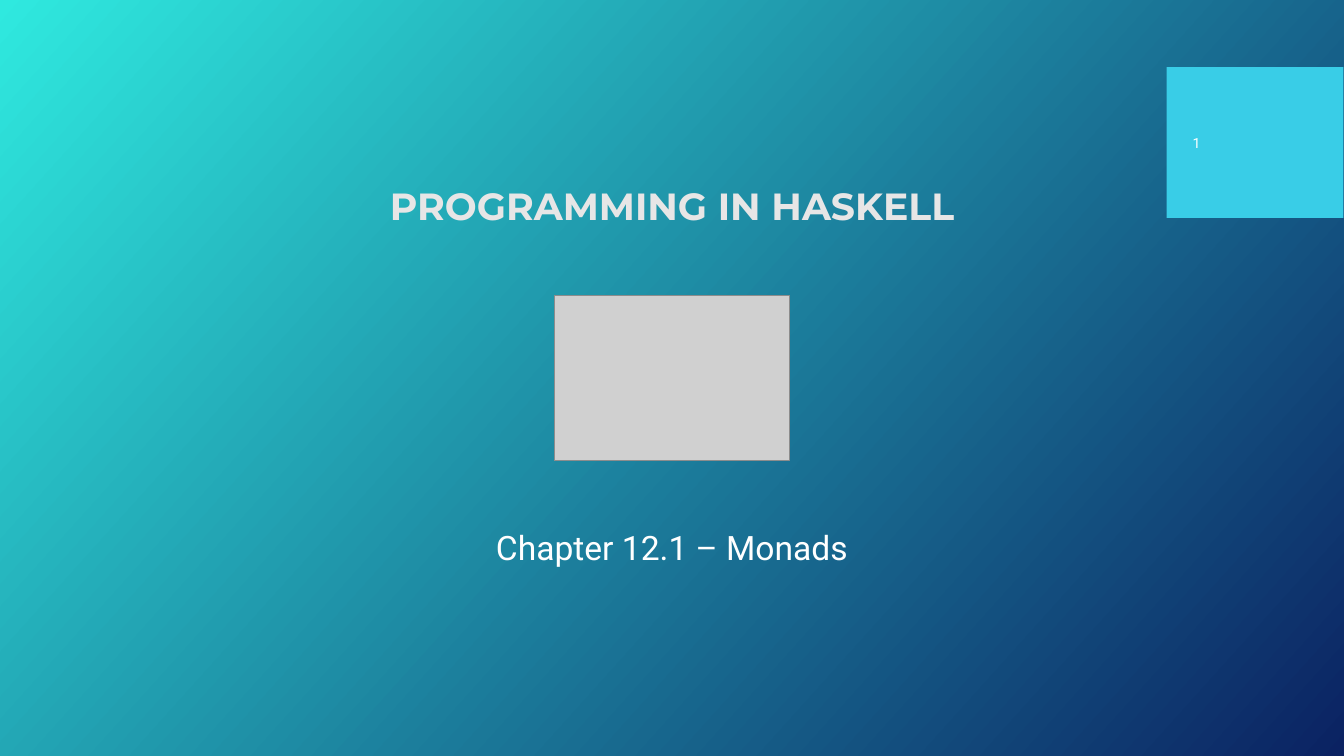
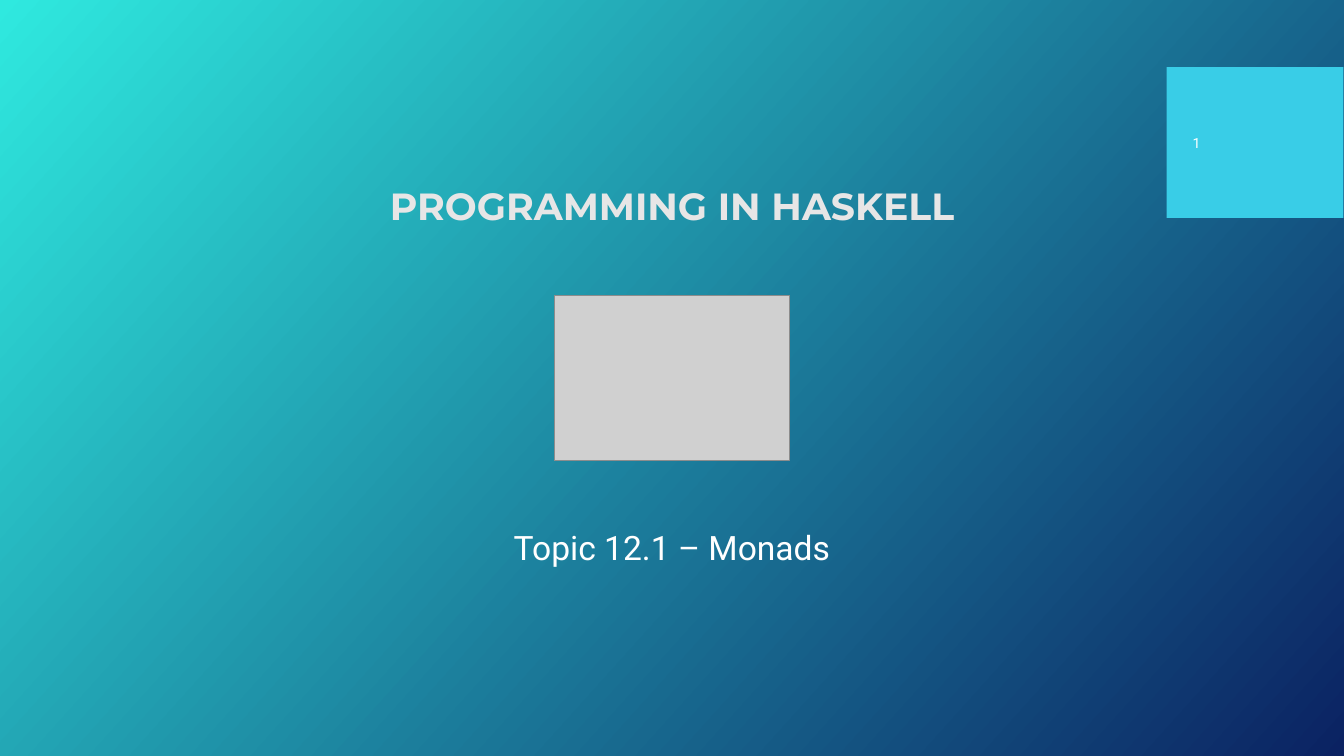
Before and after one commit to Fun-Prog-26/fun-prog-26, a slide deck: slide 1 of topic12-monads/unit-12a-lectures/talk-1/c-monads.ppt. Drawn at 1344x756 pixels with LibreOffice and Linux fonts; fonts in the diff are those of the drawing; grey boxes stand for pictures; background and template pictures are left out. Boxes give left, top, right and bottom in pixels: in the first picture for what was removed or moved away, otherwise in the second. Text is boxed around its words. In the diff, an @@ line names an element or a change of style, - is before the commit and + after.

```diff
--- a/topic12-monads/unit-12a-lectures/talk-1/c-monads.ppt
+++ b/topic12-monads/unit-12a-lectures/talk-1/c-monads.ppt
@@ text at (x1=514, y1=534, x2=830, y2=567): text changed @@
-Chapter 12.1 – Monads
+Topic 12.1 – Monads
```
Also in this commit, not shown: 2 other files.
